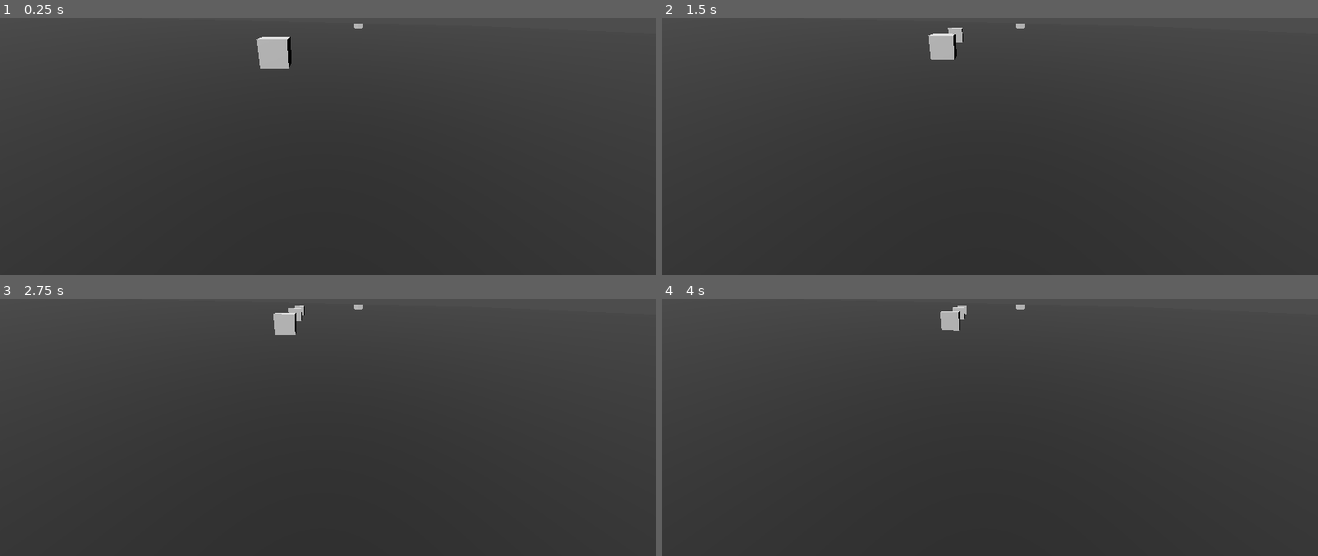
Above: before the commit, frames 1-4 (two rows, left to right).
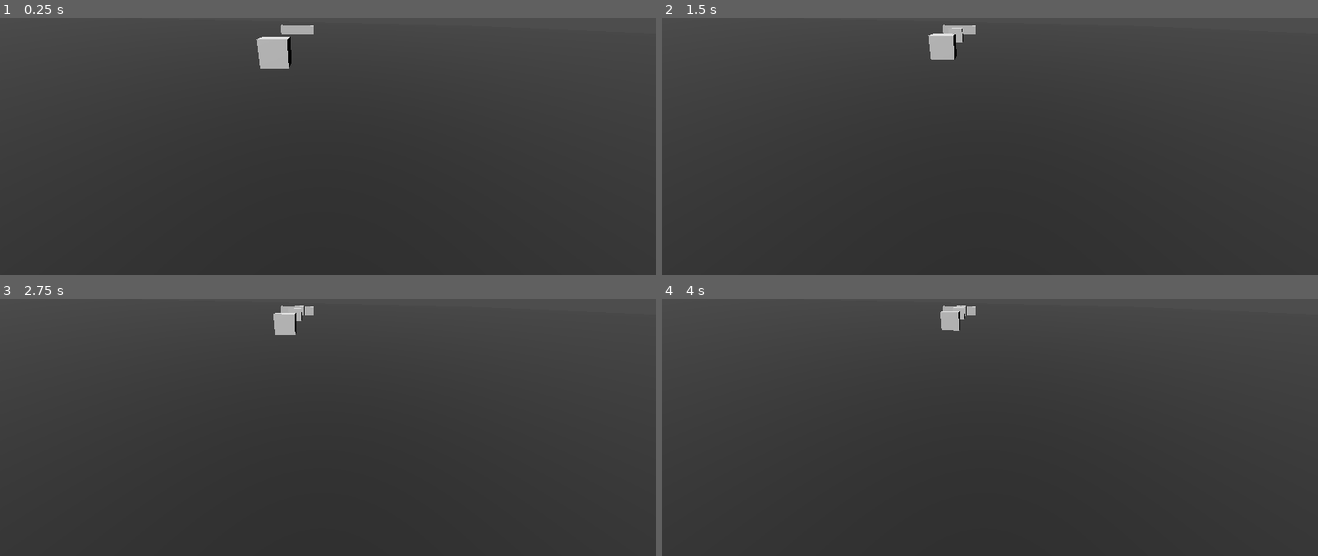
Above: after the commit, the same moments.

Repository: mulboor/kruispuntsimulatie
Game: Godot game, scene res://scenes/spaces/main.tscn
The game is run twice, just before and just after one commit, with the same random seed, the same clock (stepped at 60 frames per second) and the same inputs.
Inputs:
- Up to frame 1 (0.25 s): no input
- Up to frame 2 (1.5 s): no input
- Up to frame 3 (2.75 s): no input
- Up to frame 4 (4 s): no input

The runs differ from the first frame. In frame 1, 0.2% of the frame differs, in the area x 42-56%, y 2-7%; in frame 2, 0.1%; in frame 3, 0.1%; in frame 4, 0.1%.
Error after the commit: Invalid call. Nonexistent function 'physics_update' in base 'Node (brake.gd)'. (res://scripts/states/state)

Commit message:
path_follow.gd gemaakt
Er is nu een parent class voor alle states die iets te maken hebben met over een pad bewegen

Diff:
--- a/scenes/components/car.tscn
+++ b/scenes/components/car.tscn
@@ -1,9 +1,10 @@
-[gd_scene load_steps=8 format=3 uid="uid://bne2usp40hi4o"]
+[gd_scene load_steps=9 format=3 uid="uid://bne2usp40hi4o"]
 
 [ext_resource type="Script" path="res://scripts/road_user_vars.gd" id="1_khxhq"]
-[ext_resource type="Script" path="res://scripts/states/follow_path.gd" id="2_6b7u3"]
+[ext_resource type="Script" path="res://scripts/states/accelerate.gd" id="2_6b7u3"]
 [ext_resource type="Script" path="res://scripts/states/state base/state_machine.gd" id="2_m5yyp"]
 [ext_resource type="Script" path="res://scripts/states/crash.gd" id="4_ocaxt"]
+[ext_resource type="Script" path="res://scripts/states/brake.gd" id="5_deujp"]
 [ext_resource type="PackedScene" uid="uid://dob5n0rie65js" path="res://scenes/components/visioncone.tscn" id="6_xosei"]
 
 [sub_resource type="BoxShape3D" id="BoxShape3D_nk13o"]
@@ -31,6 +32,9 @@
 road_user = NodePath("../..")
 delete_timer = 1.0
 
+[node name="Brake" type="Node" parent="Statemachine"]
+script = ExtResource("5_deujp")
+
 [node name="RigidBody3D" type="RigidBody3D" parent="."]
 mass = 286.512
 
--- a/scenes/spaces/main.tscn
+++ b/scenes/spaces/main.tscn
@@ -16,7 +16,7 @@
 
 [sub_resource type="Curve3D" id="Curve3D_0077t"]
 _data = {
-"points": PackedVector3Array(0, 0, 0, 0, 0, 0, 0, 0, 0, 0, 0, 0, 0, 0, 0, 19.449, 0, 0),
+"points": PackedVector3Array(0, 0, 0, 0, 0, 0, 0, 0, 0, 3, 0, 0, 0, 0, 0, 19.449, 0, 0),
 "tilts": PackedFloat32Array(0, 0)
 }
 point_count = 2
@@ -37,7 +37,7 @@
 material = SubResource("StandardMaterial3D_hikoc")
 
 [node name="RigidBody3D2" type="RigidBody3D" parent="Enviroment"]
-transform = Transform3D(1, 0, 0, 0, 1, 0, 0, 0, 1, 35.0971, 0.652096, 11.6077)
+transform = Transform3D(0.0575814, 0, -0.998341, 0, 1, 0, 0.998341, 0, 0.0575814, 17.4275, 0.652096, -0.340727)
 mass = 1000.0
 metadata/_edit_group_ = true
 
--- a/scripts/road_user_spawner.gd
+++ b/scripts/road_user_spawner.gd
@@ -39,5 +39,4 @@
 	inst_user.max_speed = general_user_stats.max_speed
 	inst_user.accel = general_user_stats.accel
 	inst_user.path_follow = path_follow
-	#inst_user.global_position = path_follow.global_position
 	add_child(inst_user)
--- a/scripts/states/follow_path.gd
+++ b/scripts/states/accelerate.gd
@@ -1,13 +1,11 @@
 extends State
-class_name FollowPath
+class_name Accelerate
 
 @export var user_vars: RoadUserVars
 
 @export var visioncone: VisionCone
 
 @export var rigidbody: RigidBody3D
-
-@onready var follow_path: bool
 
 @onready var current_speed: float
 
@@ -21,8 +19,6 @@
 	rigidbody.body_entered.connect(on_body_entered)
 
 	visioncone.non_ground_hit.connect(on_non_ground_hit)
-
-	follow_path = true
 
 func physics_update(_delta: float) -> void:
 	# Laat snelheid toenemen tot de max_speed
--- /dev/null
+++ b/scripts/states/brake.gd
@@ -0,0 +1 @@
+extends State
--- /dev/null
+++ b/scripts/states/path_follow_state.gd
@@ -0,0 +1,10 @@
+extends State
+class_name PathFollowState
+
+@export var user_vars: RoadUserVars
+
+@export var visioncone: VisionCone
+
+@export var rigidbody: RigidBody3D
+
+@onready var current_speed: float
